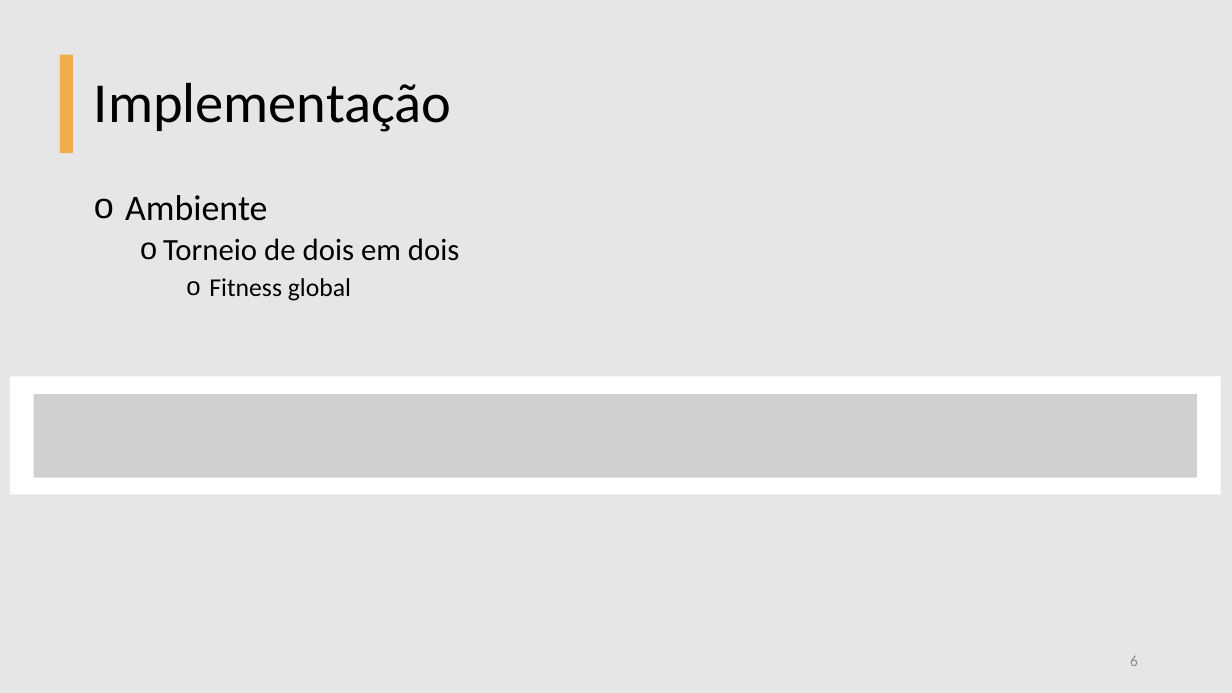
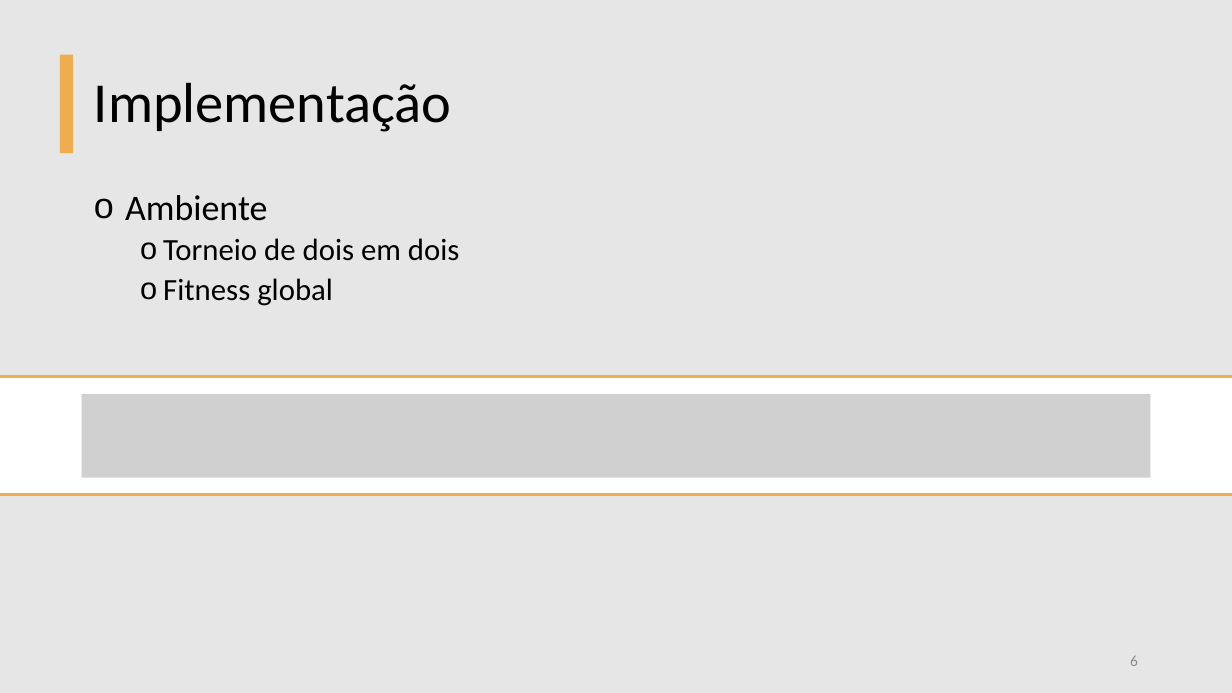
Before and after one commit to BeholderDEV/genetic-music-maker, a slide deck: slide 6 of Genetic Music.pptx. Drawn at 1232x693 pixels with LibreOffice and Linux fonts; fonts in the diff are those of the drawing; grey boxes stand for pictures. Boxes give left, top, right and bottom in pixels: in the first picture for what was removed or moved away, otherwise in the second. Text is boxed around its words. In the diff, an @@ line names an element or a change of style, - is before the commit and + after.

```diff
--- a/Genetic Music.pptx
+++ b/Genetic Music.pptx
@@ text at bbox=[163, 278, 333, 306]: size 20 to 24 pt in "Fitness global"; list level 3 to 2 in "Fitness global" @@
@@ rectangle: place and size @@
-rectangle at bbox=[10, 376, 1221, 494]
+rectangle at bbox=[0, 376, 1232, 494]
@@ rectangle at bbox=[0, 376, 1232, 494]: outline none to #F0AD4E 2.25 pt @@
@@ picture: place and size @@
-picture at bbox=[33, 395, 1197, 479]
+picture at bbox=[81, 395, 1150, 479]
```
Also in this commit, not shown: 6 other slides changed.
